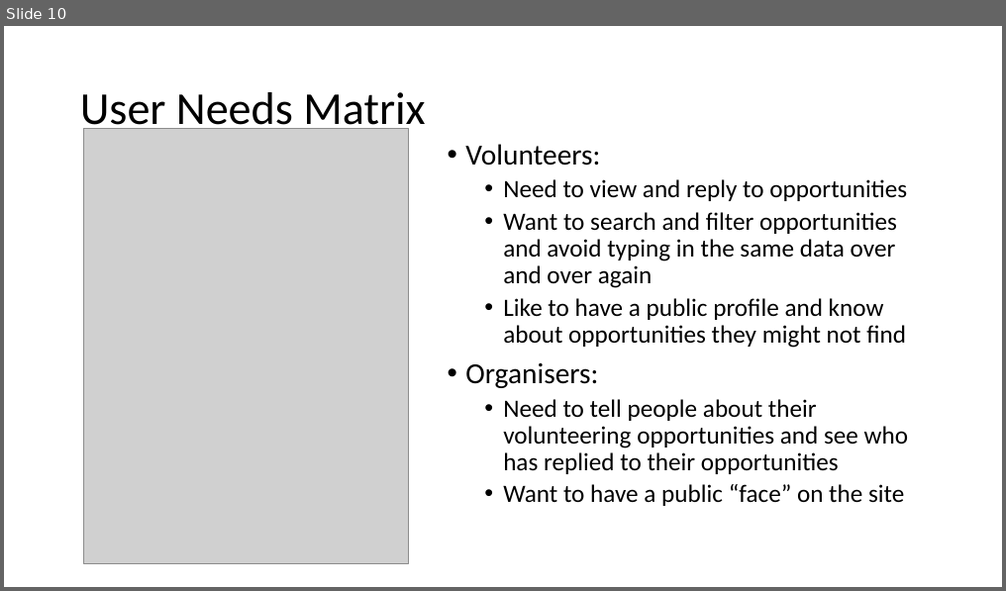
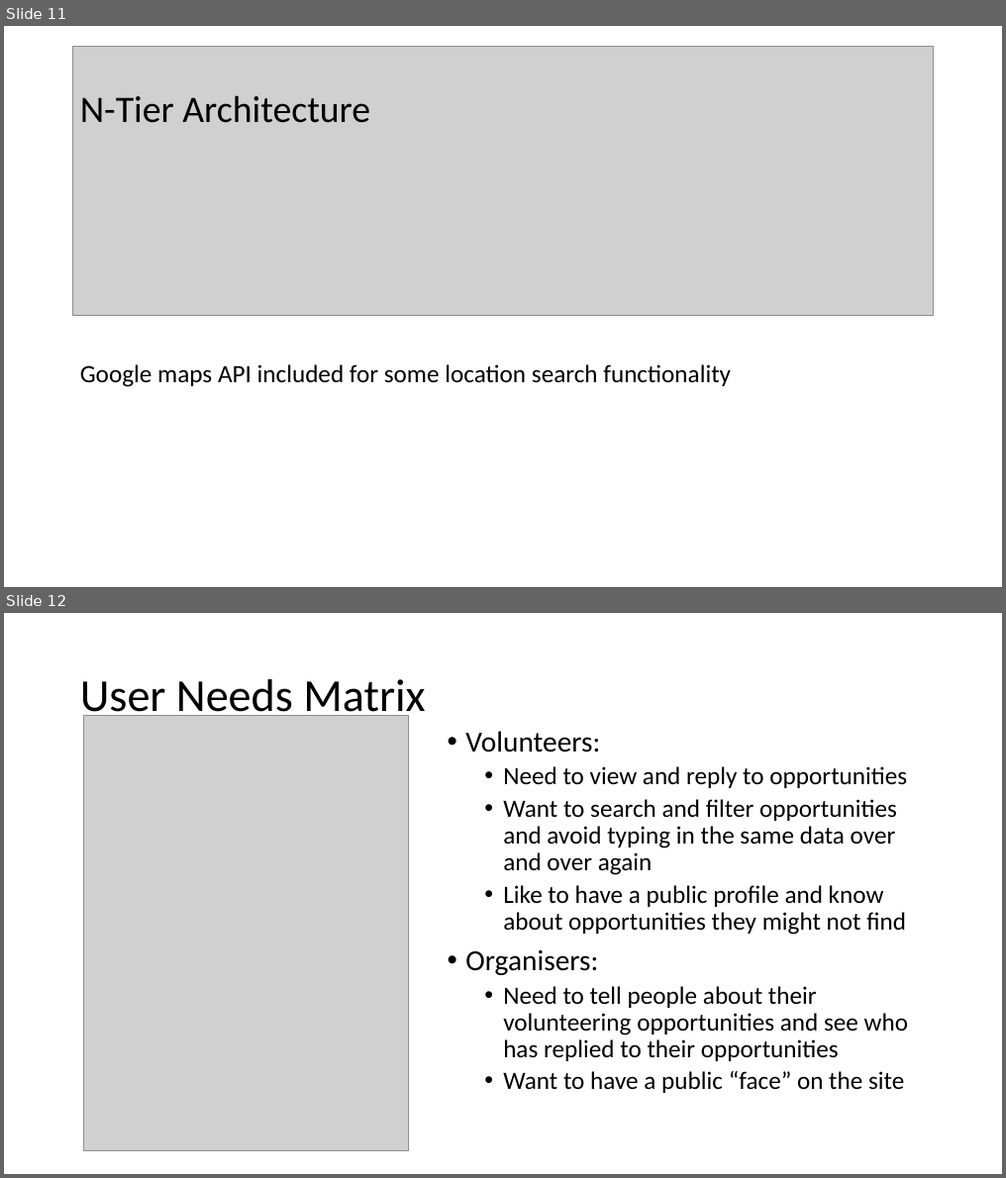
Before and after one commit to 2084246S/VolunteerMe, a slide deck: Volunteer Me.pptx. Shown one above the other, each under a label of ours: slide 10 before the commit, slides 11 and 12 after it. The pictures are 1006x591 and 1006x1178 pixels, drawn with LibreOffice and Linux fonts; fonts in the diff are those of the drawing; grey boxes stand for pictures. Boxes give left, top, right and bottom in pixels: in the first picture for what was removed or moved away, otherwise in the second. Text is boxed around its words. In the diff, an @@ line names an element or a change of style, - is before the commit and + after.

Commit message:
finished presentation powerpoint

```diff
--- a/Volunteer Me.pptx
+++ b/Volunteer Me.pptx
@@ slide 11 added at box(4, 26, 1002, 587), background #FFFFFF @@
@@ picture added at box(73, 46, 934, 316) @@
@@ title added at box(80, 95, 370, 123), 36 pt, text #000000 @@
+N-Tier Architecture
@@ text added at box(80, 365, 731, 387), 24 pt, text #000000 @@
+Google maps API included for some location search functionality
@@ what was slide 10 is now slide 12 @@
```
Also in this commit, not shown: 1 slide changed, 1 other slide added, 2 other files.
